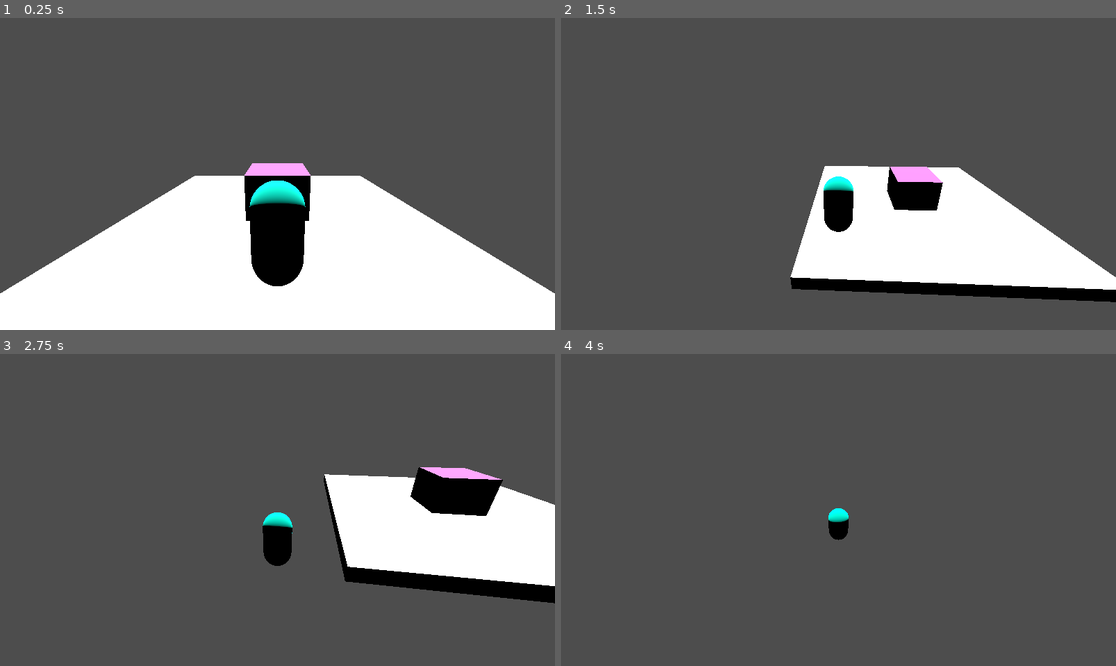
Above: before the commit, frames 1-4 (two rows, left to right).
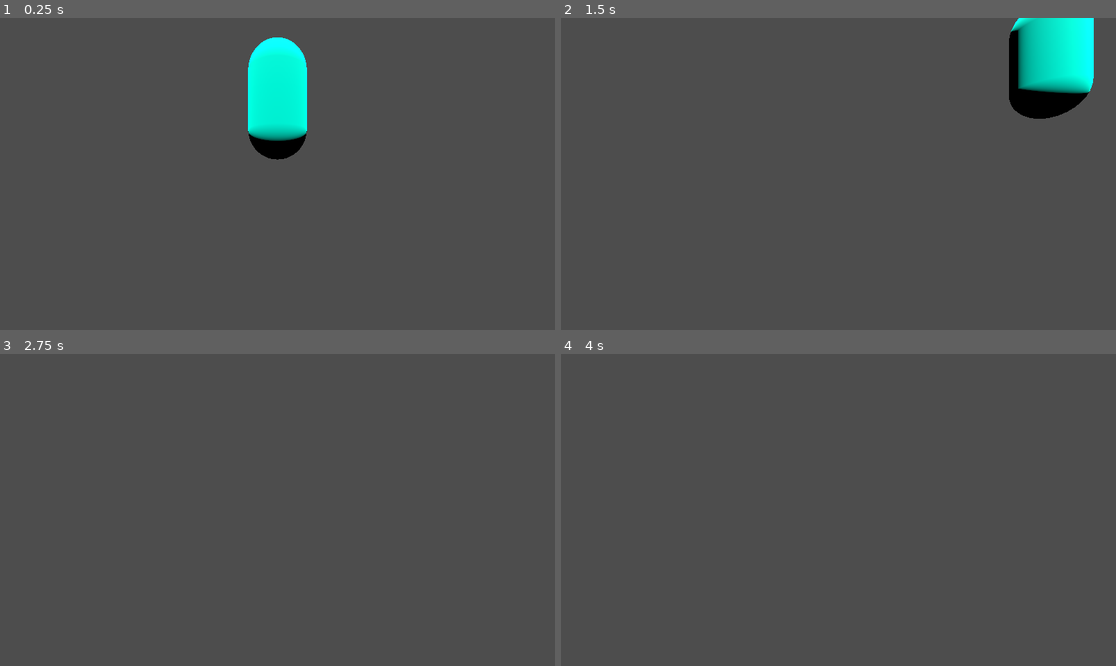
Above: after the commit, the same moments.

Repository: Jaleth-J/CG_Godot_Physik_Test
Game: Godot game, scene res://main.tscn
Same seed, same stepped clock (60 frames per second), same inputs: the game is played once before the commit and once after it.
Inputs (mouse positions are in pixels of both pictures, inside the frame that each line leads up to):
- Up to frame 1 (0.25 s): no input
- Up to frame 2 (1.5 s): move the mouse to (960, 158) at 0.52 s; hold D (move_right) 0.53-1.25 s; click (960, 158) at 0.67 s; tap Space (jump) at 0.77 s; drag from (727, 189) to (810, 236) at 1.27 s
- Up to frame 3 (2.75 s): move the mouse to (333, 441) at 2.02 s; hold D (move_right) from 2.03 s (still down)
- Up to frame 4 (4 s): release D (move_right) at 2.75 s; drag from (810, 572) to (672, 463) at 2.77 s; tap Enter at 3.5 s; move the mouse to (1005, 556) at 3.52 s; hold A (move_left) from 3.53 s (still down); tap Space (jump) at 3.77 s

The runs differ from the first frame. In frame 1, 40% of the frame differs, in the area x 0-100%, y 6-100%; in frame 2, 23%; in frame 3, 15%; in frame 4, 0.3%.
Error after the commit: Parse Error: Expected end of statement after expression, found "Identifier" instead. (res://camera_rig.gd:15)

Commit message:
Neu-Export mit Forward+ Renderer

Diff:
--- a/camera_rig.gd
+++ b/camera_rig.gd
@@ -12,4 +12,4 @@
 	global_transform.origin = global_transform.origin.lerp(desired_position, delta * follow_speed)
 
 	# Kamera immer ausrichten
-	look_at(target.global_transform.origin + Vector3(0, 1, 0), Vector3.UP)
+	look_at(target.global_transform.origin + Vector3(0, 1, 0), Vector3.UP)adaad
--- a/main.tscn
+++ b/main.tscn
@@ -60,6 +60,8 @@
 
 [node name="CameraRig" type="Node3D" parent="." node_paths=PackedStringArray("target")]
 script = ExtResource("2_0xm2m")
+follow_speed = null
+offset = null
 target = NodePath("../spieler")
 
 [node name="Camera3D" type="Camera3D" parent="CameraRig"]
--- a/project.godot
+++ b/project.godot
@@ -45,5 +45,5 @@
 
 [rendering]
 
-renderer/rendering_method="gl_compatibility"
-renderer/rendering_method.mobile="gl_compatibility"
+renderer/rendering_method.mobile="forward_plus"
+renderer/rendering_method.web="forward_plus"
Not shown, changed: icon.svg.import
Not shown, changed: index.png.import
Not shown: 1 places in main.tscn that only renumber resources
Not shown, changed: index.html
Not shown, changed: index.js
Not shown, changed: index.pck
Not shown, changed: index.wasm
